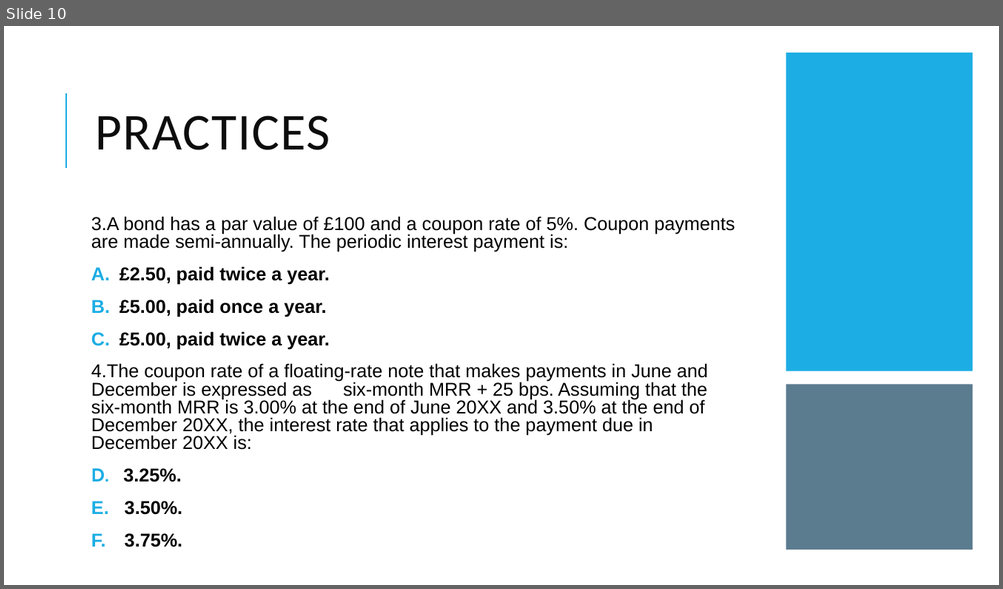
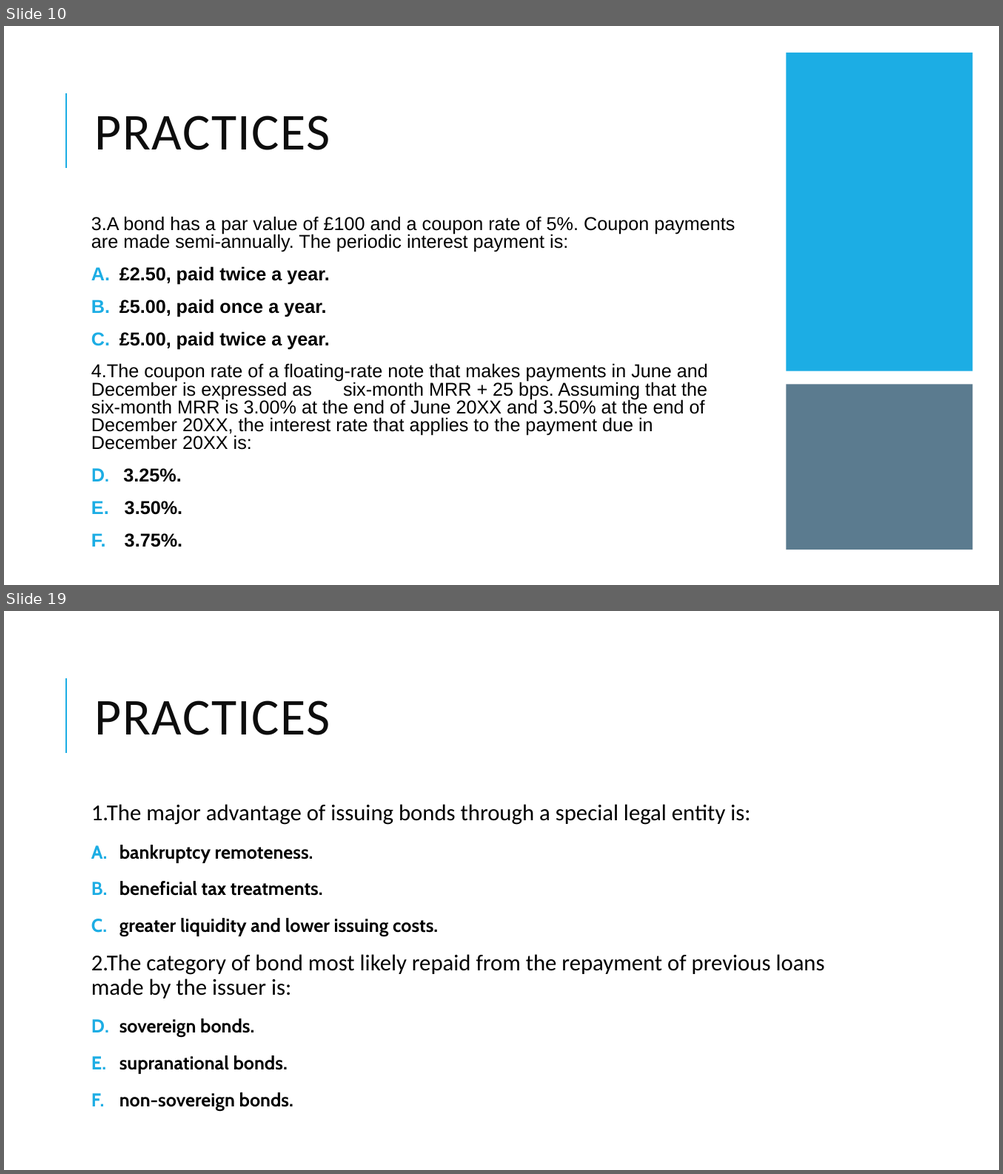
Before and after one commit to Isco0530/data, a slide deck: Fixed Income.pptx. Shown one above the other, each under a label of ours: slide 10 before the commit, slides 10 and 19 after it; the slides between them are not shown. The pictures are 1003x589 and 1003x1174 pixels, drawn with LibreOffice and Linux fonts; fonts in the diff are those of the drawing. Boxes give left, top, right and bottom in pixels: in the first picture for what was removed or moved away, otherwise in the second. Text is boxed around its words. In the diff, an @@ line names an element or a change of style, - is before the commit and + after.

```diff
--- a/Fixed Income.pptx
+++ b/Fixed Income.pptx
@@ slide 19 added at (x1=4, y1=611, x2=999, y2=1170), background #FFFFFF; not listed: 1 template element that a slide beside it also shows @@
@@ title added at (x1=95, y1=701, x2=330, y2=735), 50 pt, text #0D0D0D @@
+PRACTICES
@@ text added at (x1=91, y1=804, x2=825, y2=1111), 22 pt, text #000000 @@
+1.The major advantage of issuing bonds through a special legal entity is:
+A. bankruptcy remoteness.
+B. beneficial tax treatments.
+C. greater liquidity and lower issuing costs.
+2.The category of bond most likely repaid from the repayment of previous loans made by the issuer is:
+A. sovereign bonds.
+B. supranational bonds.
+C. non-sovereign bonds.
```
Also in this commit, not shown: 9 other slides added, 2 slides removed, 1 other file.
